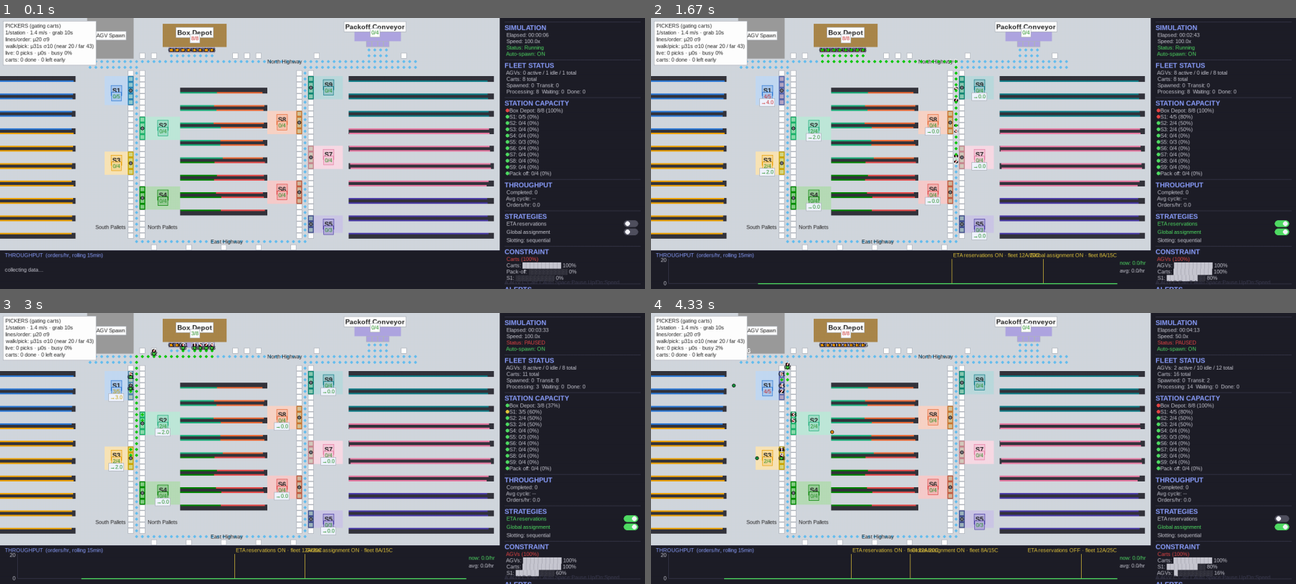
Above: before the commit, frames 1-4 (two rows, left to right).
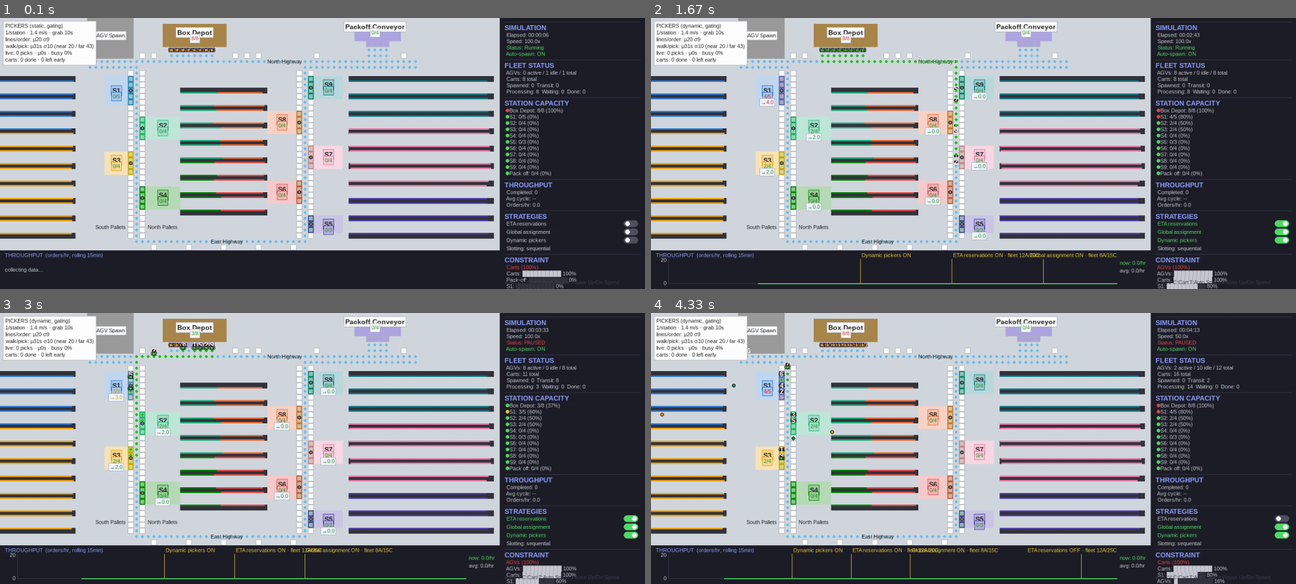
Above: after the commit, the same moments.

Repository: gompcc/WarehouseRepSim
Game: pygame game, started from agv_simulation/__main__.py
Two runs of this game, one before a commit and one after it. Both use one fixed random seed, a clock stepped at 60 frames per second and the inputs below.
Inputs (mouse positions are in pixels of both pictures, inside the frame that each line leads up to):
- Up to frame 1 (0.1 s): no input
- Up to frame 2 (1.67 s): tap D at 0.33 s; click (1225, 240) at 0.72 s, where only the run after the commit has a clickable "Dynamic pickers"; click "ETA reservations" at 1.05 s; click "Global assignment" at 1.38 s
- Up to frame 3 (3 s): tap Space at 1.67, 2.07, 2.37, 2.57, 2.9 s; hold Up 2-2.47 s; hold Down 2.5-2.8 s; hold Up from 2.83 s (still down)
- Up to frame 4 (4.33 s): release Up at 3.2 s; hold Down 3.23-3.6 s; tap Space at 3.3, 4.03 s; click "ETA reservations" at 3.68 s; hold Up 3.97-4.27 s; hold Down from 4.3 s (still down)

The runs differ from the first frame. In frame 1, 0.9% of the frame differs, in the area x 4-99%, y 2-100%; in frame 2, 1.2%; in frame 3, 1.2%; in frame 4, 1.2%, in the area x 1-99%, y 2-100%.

Commit message:
Picker strategies: static (station-bound) vs dynamic (roam within side)
PickerManager(strategy='static'|'dynamic'), default static (unchanged
behavior). Dynamic: after every picker gets a chance at its own
station's queue, idle pickers relocate to the worst backlog on THEIR
OWN side of the highway (side constraint respected; worst backlog
first, nearer station breaks ties). The inter-station walk is a real
MOVE_STATION picker state — costs walk time at 1.4 m/s, counts as
busy, and the picker's home/station update on arrival so pick-walk
geometry is correct at the new station. Stats: relocations,
relocation_seconds; per-station stats attribute to the picker's
current station.

Plumbing: Environment(picker_strategy=), run_headless(picker_strategy=)
(in return dict + per-run JSON metadata), GUI 'Dynamic pickers' toggle
in the STRATEGIES panel (live-flippable), picker overlay shows the mode.
Experiment matrix section A2 added to EXPERIMENT_DESIGN.md (2 picker
strategies x {sequential, velocity} x 5 seeds; relocation metrics).

4 new tests: static never relocates; dynamic relocates to same-side
backlog and serves fully; dynamic never crosses the highway;
relocation takes real time and counts busy. 64 tests green. Per user
instruction, no headless experiment runs executed.

Co-Authored-By: Claude Fable 5 <noreply@anthropic.com>

Diff:
--- a/agv_simulation/__main__.py
+++ b/agv_simulation/__main__.py
@@ -282,6 +282,18 @@
                     if rect.collidepoint(mx, my):
                         clicked_toggle = attr
                         break
+                if clicked_toggle == "picker_dynamic":
+                    pm = dispatcher.pickers
+                    pm.strategy = (
+                        "dynamic" if pm.strategy == "static" else "static"
+                    )
+                    state = "ON" if pm.strategy == "dynamic" else "OFF"
+                    strategy_events.append(
+                        (env.sim_elapsed, f"Dynamic pickers {state}")
+                    )
+                    logger.info("[Strategy] Dynamic pickers -> %s (t=%.0fs)",
+                                state, env.sim_elapsed)
+                    continue
                 if clicked_toggle:
                     now_on = not getattr(dispatcher.strategies, clicked_toggle)
                     setattr(dispatcher.strategies, clicked_toggle, now_on)
--- a/agv_simulation/environment.py
+++ b/agv_simulation/environment.py
@@ -80,13 +80,16 @@
         stuck_threshold: float = STUCK_WARN_SECONDS,
         event_jsonl: str | None = None,
         slotting: str = "sequential",
+        picker_strategy: str = "static",
     ) -> None:
         self.tiles = tiles if tiles is not None else build_map()
         self.graph = build_graph(self.tiles)
         # 2000-SKU aisle catalog (PRD §14); slotting picks the SKU placement
         # strategy (sequential / aisle_proximal / fibonacci / velocity)
         self.catalog = init_catalog(self.tiles, slotting=slotting)
-        self.pickers = PickerManager(self.tiles)  # shadow-mode pickers (PRD §14.9)
+        # Pickers (PRD §14.9); strategy: static station-bound vs dynamic
+        # roam-within-side (experiment toggle)
+        self.pickers = PickerManager(self.tiles, strategy=picker_strategy)
         self.agvs: list[AGV] = []
         self.carts: list[Cart] = []
         self.sim_elapsed: float = 0.0
--- a/agv_simulation/headless.py
+++ b/agv_simulation/headless.py
@@ -41,6 +41,7 @@
     strategies: StrategyConfig | dict | None = None,
     export: bool = True,
     slotting: str = "sequential",
+    picker_strategy: str = "static",
     snapshot_interval: float = 60.0,
     results_json: str | None = None,
 ) -> dict:
@@ -78,7 +79,10 @@
         strategies = StrategyConfig(**strategies)
     wall_start = _time.monotonic()
 
-    env = Environment(event_jsonl=event_jsonl, slotting=slotting)
+    env = Environment(
+        event_jsonl=event_jsonl, slotting=slotting,
+        picker_strategy=picker_strategy,
+    )
     env.agv_preload_remaining = num_agvs
     env.preload_remaining = num_carts
     dispatcher = Dispatcher(env.tiles, strategies=strategies, pickers=env.pickers)
@@ -174,6 +178,7 @@
         "seed": seed,
         "strategies": dispatcher.strategies.active_names(),
         "slotting": slotting,
+        "picker_strategy": picker_strategy,
         "completed_orders": completed,
         "orders_per_hour": orders_per_hour,
         "avg_cycle_time": avg_cycle,
@@ -195,8 +200,8 @@
         import os
         os.makedirs(os.path.dirname(results_json) or ".", exist_ok=True)
         metadata_keys = ("num_agvs", "num_carts", "seed", "strategies",
-                        "slotting", "sim_duration", "total_ticks",
-                        "wall_clock_seconds")
+                        "slotting", "picker_strategy", "sim_duration",
+                        "total_ticks", "wall_clock_seconds")
         payload = {
             "metadata": {k: result[k] for k in metadata_keys},
             "summary": {
--- a/agv_simulation/picker.py
+++ b/agv_simulation/picker.py
@@ -24,7 +24,7 @@
 
 from .enums import CartState, TileType
 from .constants import (
-    PICK_GRAB_TIME, PICKERS_PER_STATION,
+    PICK_GRAB_TIME, PICKERS_PER_STATION, PICKER_WALK_SPEED, METERS_PER_TILE,
     PICKS_PER_VISIT_MEAN, PICKS_PER_VISIT_SD,
 )
 from .aisles import get_catalog, walk_time_seconds
@@ -44,6 +44,7 @@
     WALK_OUT = "walk_out"
     GRAB = "grab"
     WALK_BACK = "walk_back"
+    MOVE_STATION = "move_station"  # dynamic strategy: walking to another station
 
     _next_id = 1
 
@@ -60,13 +61,32 @@
         self.path: list[tuple[float, float]] = []
         self.leg_time = 0.0  # duration of current walking leg (s)
         self.timer = 0.0     # elapsed in current state (s)
+        self._move_sid: str | None = None  # relocation target (dynamic)
+        self._move_to: tuple[float, float] | None = None
 
     # -- lifecycle -----------------------------------------------------
 
-    def start_cart(self, cart: Cart, skus: list[int]) -> None:
+    def start_cart(
+        self,
+        cart: Cart,
+        skus: list[int],
+        station_id: str | None = None,
+        station_pos: tuple[float, float] | None = None,
+        relocate_secs: float = 0.0,
+    ) -> None:
+        """Serve *cart*. With ``relocate_secs`` (dynamic strategy) the picker
+        first walks to *station_id*/*station_pos* — the inter-station walk is
+        real time spent — then starts the cart's picks from there."""
         self.cart = cart
         self.pending_skus = list(skus)
-        self._next_pick()
+        if relocate_secs > 0.0 and station_id and station_pos:
+            self._move_sid = station_id
+            self._move_to = station_pos
+            self.leg_time = relocate_secs
+            self.timer = 0.0
+            self.state = Picker.MOVE_STATION
+        else:
+            self._next_pick()
 
     def _next_pick(self) -> None:
         if not self.pending_skus:
@@ -106,6 +126,22 @@
         if self.state == Picker.IDLE:
             return None
         self.timer += dt
+
+        if self.state == Picker.MOVE_STATION:
+            if self.timer >= self.leg_time:
+                # Arrived: this station is home now; start (or, if the cart
+                # left mid-walk, _next_pick goes straight back to IDLE here)
+                self.station_id = self._move_sid or self.station_id
+                self.home = self._move_to or self.home
+                self.pos = self.home
+                self._move_sid = self._move_to = None
+                self._next_pick()
+            elif self._move_to is not None and self.leg_time > 0:
+                frac = min(1.0, self.timer / self.leg_time)
+                hx, hy = self.home
+                tx, ty = self._move_to
+                self.pos = (hx + (tx - hx) * frac, hy + (ty - hy) * frac)
+            return None
 
         if self.state == Picker.WALK_OUT and self.timer >= self.leg_time:
             self.timer = 0.0
@@ -151,10 +187,30 @@
 
 
 class PickerManager:
-    """Runs every station's picker crew; shadow-observes carts in PICKING."""
-
-    def __init__(self, tiles: dict[tuple[int, int], Tile]) -> None:
+    """Runs every station's picker crew; shadow-observes carts in PICKING.
+
+    ``strategy`` (experiment toggle):
+    - ``"static"`` (default): a picker is bound to its station and only
+      serves carts queued there.
+    - ``"dynamic"``: an idle picker may relocate to the worst backlog on
+      ITS OWN SIDE of the highway (pickers never cross it) — the
+      inter-station walk costs real time and counts as busy.
+    """
+
+    STRATEGIES = ("static", "dynamic")
+
+    def __init__(
+        self, tiles: dict[tuple[int, int], Tile], strategy: str = "static",
+    ) -> None:
+        if strategy not in PickerManager.STRATEGIES:
+            raise ValueError(
+                f"unknown picker strategy {strategy!r}; pick one of "
+                f"{PickerManager.STRATEGIES}"
+            )
+        self.strategy = strategy
         cat = get_catalog()
+        self.station_positions = dict(cat.station_pos)
+        self.station_side = dict(cat.station_side)
         self.rng = random.Random(_PICKER_RNG_SEED)
         self.station_of_pos: dict[tuple[int, int], str] = {
             pos: t.station_id
@@ -184,6 +240,8 @@
         self.walk_seconds_total = 0.0
         self.busy_seconds = 0.0
         self.elapsed = 0.0
+        self.relocations = 0             # dynamic: station-to-station moves
+        self.relocation_seconds = 0.0    # dynamic: time spent relocating
         self._walk_sum_sq = 0.0  # for running sd of walk time per pick
         # Per-station accumulators (experiments compare station workloads)
         self.station_stats: dict[str, dict[str, float]] = {
@@ -202,6 +260,13 @@
             return []
         n = max(1, round(self.rng.gauss(PICKS_PER_VISIT_MEAN, PICKS_PER_VISIT_SD)))
         return self.rng.sample(zone, min(n, len(zone)))
+
+    def _station_dist_m(self, a: str, b: str) -> float:
+        """Walking metres between two station homes (same side only —
+        callers never pair stations across the highway)."""
+        (ax, ay) = self.station_positions[a]
+        (bx, by) = self.station_positions[b]
+        return (abs(ax - bx) + abs(ay - by)) * METERS_PER_TILE
 
     def _pick_list(self, cart: Cart, station_id: str) -> list[int]:
         """The SKU lines this cart needs here: the order's *remaining* lines
@@ -252,41 +317,76 @@
                     self.carts_left_early += 1
                     picker.abort()
 
-        # 3. Assign idle pickers
-        for sid, crew in self.pickers.items():
-            for picker in crew:
-                if picker.state == Picker.IDLE and picker.cart is None and self.queues[sid]:
-                    cart, skus = self.queues[sid].pop(0)
-                    picker.start_cart(cart, skus)
-
-        # 4. Advance pickers
-        for sid, crew in self.pickers.items():
-            for picker in crew:
-                serving = picker.state != Picker.IDLE
-                had_cart = picker.cart
-                result = picker.update(dt)
-                if serving:
-                    self.busy_seconds += dt
-                    self.station_stats[sid]["busy_seconds"] += dt
-                if result is not None:
-                    done_sku, walk_secs = result
-                    self.picks_done += 1
-                    self.walk_seconds_total += walk_secs
-                    self._walk_sum_sq += walk_secs * walk_secs
-                    self.station_stats[sid]["picks_done"] += 1
-                    self.station_stats[sid]["walk_seconds"] += walk_secs
-                    if had_cart is not None and had_cart.order is not None and hasattr(
-                        had_cart.order, "mark_picked"
-                    ):
-                        had_cart.order.mark_picked(done_sku)
-                # Cart finished (picker went idle with no pending picks)
-                if had_cart is not None and picker.cart is None and picker.state == Picker.IDLE:
-                    self._tracked.discard(had_cart.cart_id)
-                    self.carts_served += 1
-                    self.station_stats[sid]["carts_served"] += 1
-                    self._complete_station_if_done(had_cart)
-                    if had_cart.order is None:
-                        self._served_orderless.add(had_cart.cart_id)
+        # 3. Assign idle pickers: own-station queues first for EVERY picker
+        # (free), only then may dynamic pickers relocate — so nobody walks
+        # to a queue its own station's picker was about to take.
+        idle = [
+            p for p in self.all_pickers()
+            if p.state == Picker.IDLE and p.cart is None
+        ]
+        for picker in list(idle):
+            if self.queues[picker.station_id]:
+                cart, skus = self.queues[picker.station_id].pop(0)
+                picker.start_cart(cart, skus)
+                idle.remove(picker)
+        if self.strategy == "dynamic":
+            for picker in idle:
+                sid = picker.station_id
+                side = self.station_side.get(sid)
+                candidates = [
+                    s for s, q in self.queues.items()
+                    if q and self.station_side.get(s) == side
+                ]
+                if not candidates:
+                    continue
+                # Worst backlog first; nearer station breaks ties
+                target = max(
+                    candidates,
+                    key=lambda s: (
+                        len(self.queues[s]), -self._station_dist_m(sid, s),
+                    ),
+                )
+                cart, skus = self.queues[target].pop(0)
+                walk_secs = self._station_dist_m(sid, target) / PICKER_WALK_SPEED
+                picker.start_cart(
+                    cart, skus,
+                    station_id=target,
+                    station_pos=self.station_positions[target],
+                    relocate_secs=walk_secs,
+                )
+                self.relocations += 1
+                self.relocation_seconds += walk_secs
+
+        # 4. Advance pickers. Stats attribute to the picker's CURRENT
+        # station (== crew home when static; where the work happens when
+        # dynamic pickers have relocated).
+        for picker in self.all_pickers():
+            sid = picker.station_id
+            serving = picker.state != Picker.IDLE
+            had_cart = picker.cart
+            result = picker.update(dt)
+            if serving:
+                self.busy_seconds += dt
+                self.station_stats[sid]["busy_seconds"] += dt
+            if result is not None:
+                done_sku, walk_secs = result
+                self.picks_done += 1
+                self.walk_seconds_total += walk_secs
+                self._walk_sum_sq += walk_secs * walk_secs
+                self.station_stats[sid]["picks_done"] += 1
+                self.station_stats[sid]["walk_seconds"] += walk_secs
+                if had_cart is not None and had_cart.order is not None and hasattr(
+                    had_cart.order, "mark_picked"
+                ):
+                    had_cart.order.mark_picked(done_sku)
+            # Cart finished (picker went idle with no pending picks)
+            if had_cart is not None and picker.cart is None and picker.state == Picker.IDLE:
+                self._tracked.discard(had_cart.cart_id)
+                self.carts_served += 1
+                self.station_stats[picker.station_id]["carts_served"] += 1
+                self._complete_station_if_done(had_cart)
+                if had_cart.order is None:
+                    self._served_orderless.add(had_cart.cart_id)
 
     def _complete_station_if_done(self, cart: Cart) -> None:
         """Mark the station complete on the order once no lines remain here.
@@ -331,9 +431,12 @@
         var = (self._walk_sum_sq / n - mean * mean) if n > 1 else 0.0
         total_crew_seconds = self.elapsed * sum(len(c) for c in self.pickers.values())
         return {
+            "strategy": self.strategy,
             "picks_done": n,
             "carts_served": self.carts_served,
             "carts_left_early": self.carts_left_early,
+            "relocations": self.relocations,
+            "relocation_seconds": self.relocation_seconds,
             "walk_mean_s": mean,
             "walk_sd_s": max(0.0, var) ** 0.5,
             "busy_fraction": (
--- a/agv_simulation/picker_view.py
+++ b/agv_simulation/picker_view.py
@@ -53,7 +53,8 @@
     calib = get_catalog().calibration_stats()
     live = manager.stats()
     lines = [
-        "PICKERS (gating carts)" if manager.gating else "PICKERS (shadow mode)",
+        f"PICKERS ({manager.strategy}"
+        f"{', gating' if manager.gating else ', shadow'})",
         f"{PICKERS_PER_STATION}/station · {PICKER_WALK_SPEED} m/s · grab {PICK_GRAB_TIME:.0f}s",
         f"lines/order: μ{ORDER_LINES_MEAN:.0f} σ{ORDER_LINES_SD:.0f}",
         f"walk/pick: μ{calib['mean_s']:.0f}s σ{calib['sd_s']:.0f}"
--- a/agv_simulation/renderer.py
+++ b/agv_simulation/renderer.py
@@ -493,6 +493,19 @@
                 px + 8, y - 2, PANEL_WIDTH - 16, 16,
             )
             y += 17
+        # Picker strategy toggle: static station-bound vs dynamic
+        # roam-within-side (pickers never cross the highway)
+        pm = getattr(dispatcher, "pickers", None)
+        if pm is not None:
+            on = pm.strategy == "dynamic"
+            color = PANEL_GREEN if on else PANEL_TEXT
+            txt = font_sm.render("  Dynamic pickers", True, color)
+            surface.blit(txt, (px + 8, y))
+            _draw_toggle_switch(surface, px + PANEL_WIDTH - 44, y - 1, on)
+            toggle_rects["picker_dynamic"] = pygame.Rect(
+                px + 8, y - 2, PANEL_WIDTH - 16, 16,
+            )
+            y += 17
         # Active slotting strategy (fixed per run — set at catalog init)
         from .aisles import get_catalog
         try:
--- /dev/null
+++ b/tests/test_picker_strategies.py
@@ -0,0 +1,104 @@
+"""Picker strategies: static (station-bound) vs dynamic (roam within side).
+
+Dynamic pickers may relocate to the worst backlog on their OWN side of the
+highway — never across it — and the inter-station walk costs real time.
+"""
+
+from agv_simulation.enums import CartState, TileType
+from agv_simulation.map_builder import build_map
+from agv_simulation.aisles import get_catalog, init_catalog
+from agv_simulation.models import Cart
+from agv_simulation.picker import Picker, PickerManager
+
+
+def _world():
+    tiles = build_map()
+    init_catalog(tiles)
+    return tiles
+
+
+def _station_tiles(tiles, sid):
+    return [
+        pos for pos, t in tiles.items()
+        if t.tile_type == TileType.PICK_STATION and t.station_id == sid
+    ]
+
+
+def _picking_cart(tiles, sid, idx=0):
+    cart = Cart(_station_tiles(tiles, sid)[idx])
+    cart.state = CartState.PICKING
+    return cart
+
+
+def _run(manager, carts, max_ticks=40000):
+    """Advance until every cart is served (or the tick budget runs out)."""
+    for _ in range(max_ticks):
+        manager.update(0.1, carts)
+        if manager.carts_served >= len(carts):
+            return
+    raise AssertionError(
+        f"only {manager.carts_served}/{len(carts)} carts served in budget"
+    )
+
+
+def test_static_never_relocates():
+    tiles = _world()
+    manager = PickerManager(tiles)  # default strategy
+    assert manager.strategy == "static"
+    carts = [_picking_cart(tiles, "S3", 0), _picking_cart(tiles, "S3", 1)]
+    _run(manager, carts)
+    assert manager.relocations == 0
+    for crew_sid, crew in manager.pickers.items():
+        for picker in crew:
+            assert picker.station_id == crew_sid  # nobody moved
+
+
+def test_dynamic_relocates_to_backlog_on_own_side():
+    tiles = _world()
+    manager = PickerManager(tiles, strategy="dynamic")
+    # Two carts at S3 (west side): S3's own picker takes the first, and the
+    # only other west picker (S1's) must walk over for the second
+    carts = [_picking_cart(tiles, "S3", 0), _picking_cart(tiles, "S3", 1)]
+    _run(manager, carts)
+    assert manager.relocations >= 1
+    assert manager.relocation_seconds > 0.0
+    s1_picker = manager.pickers["S1"][0]
+    assert s1_picker.station_id == "S3"  # relocated and stayed
+    # Both carts fully served, none left early
+    assert manager.carts_served == 2
+    assert manager.carts_left_early == 0
+
+
+def test_dynamic_never_crosses_the_highway():
+    tiles = _world()
+    manager = PickerManager(tiles, strategy="dynamic")
+    side = get_catalog().station_side
+    # Three carts at S5 (east side, capacity 3): S5's picker plus exactly
+    # the east-side helpers (S7/S9) may serve them — never west/central
+    carts = [_picking_cart(tiles, "S5", i) for i in range(3)]
+    _run(manager, carts)
+    for crew_sid, crew in manager.pickers.items():
+        for picker in crew:
+            assert side[picker.station_id] == side[crew_sid], (
+                f"picker from {crew_sid} crossed to {picker.station_id}"
+            )
+    # West and central pickers specifically must not have moved at all
+    for sid in ("S1", "S2", "S3", "S4", "S6", "S8"):
+        for picker in manager.pickers[sid]:
+            assert picker.station_id == sid
+
+
+def test_dynamic_relocation_takes_real_time():
+    tiles = _world()
+    manager = PickerManager(tiles, strategy="dynamic")
+    carts = [_picking_cart(tiles, "S3", 0), _picking_cart(tiles, "S3", 1)]
+    # Let assignment happen (a few ticks), then find the relocating picker
+    for _ in range(5):
+        manager.update(0.1, carts)
+    s1_picker = manager.pickers["S1"][0]
+    assert s1_picker.state == Picker.MOVE_STATION
+    assert s1_picker.leg_time > 0.0
+    # While walking between stations the picker counts as busy
+    busy_before = manager.busy_seconds
+    manager.update(0.1, carts)
+    assert manager.busy_seconds > busy_before
Not shown, changed: experiments/EXPERIMENT_DESIGN.md
Not shown, changed: tasks/todo.md
